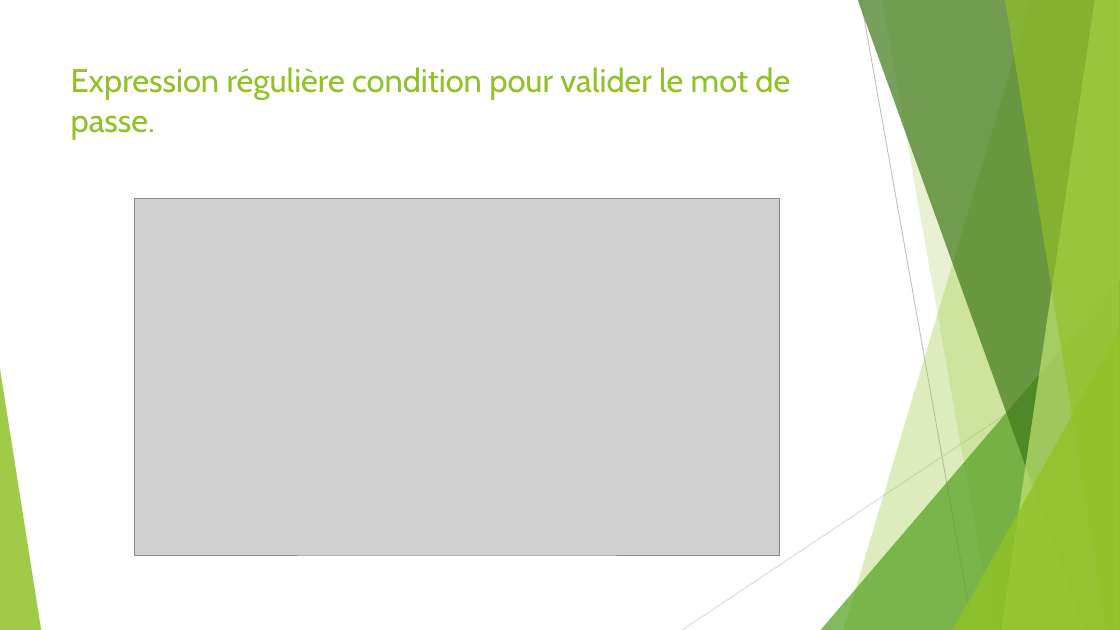
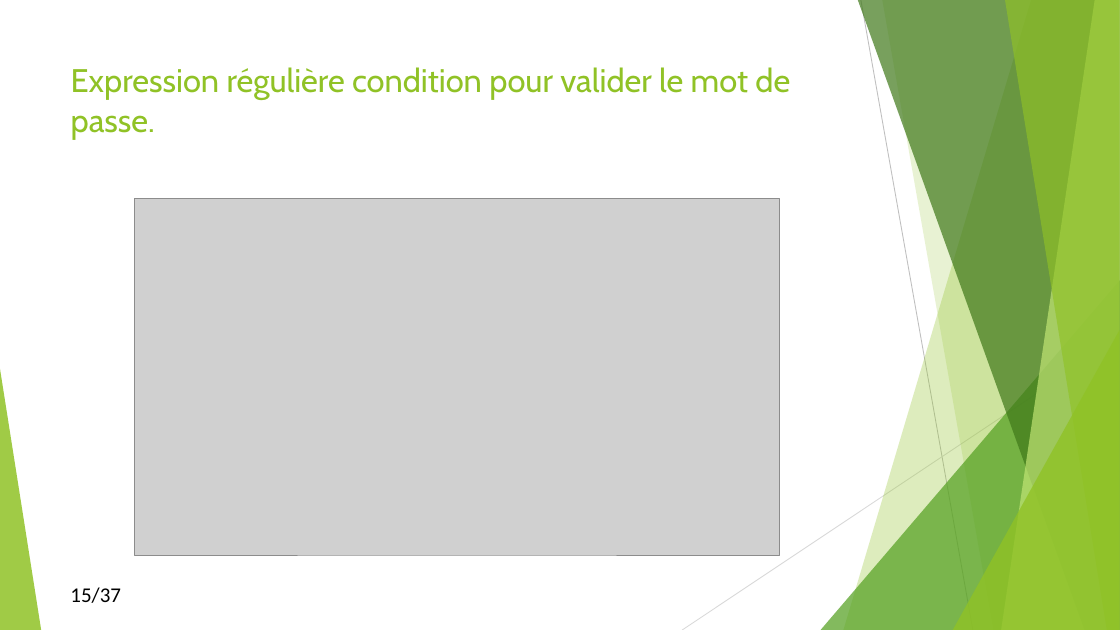
Before and after one commit to Kevin200122/DWWM, a slide deck: slide 15 of DossierProjetStage/DossierProjetBonus.odp (slide 14 before the commit). Drawn at 1120x630 pixels with LibreOffice and Linux fonts; fonts in the diff are those of the drawing; grey boxes stand for pictures. Boxes give left, top, right and bottom in pixels: in the first picture for what was removed or moved away, otherwise in the second. Text is boxed around its words. In the diff, an @@ line names an element or a change of style, - is before the commit and + after.

```diff
--- a/DossierProjetStage/DossierProjetBonus.odp
+++ b/DossierProjetStage/DossierProjetBonus.odp
@@ text added at [70, 587, 121, 603], 18 pt, text #000000 @@
+15/37
```
Also in this commit, not shown: 32 other slides changed, 4 slides added, 3 slides removed, 2 other files.
